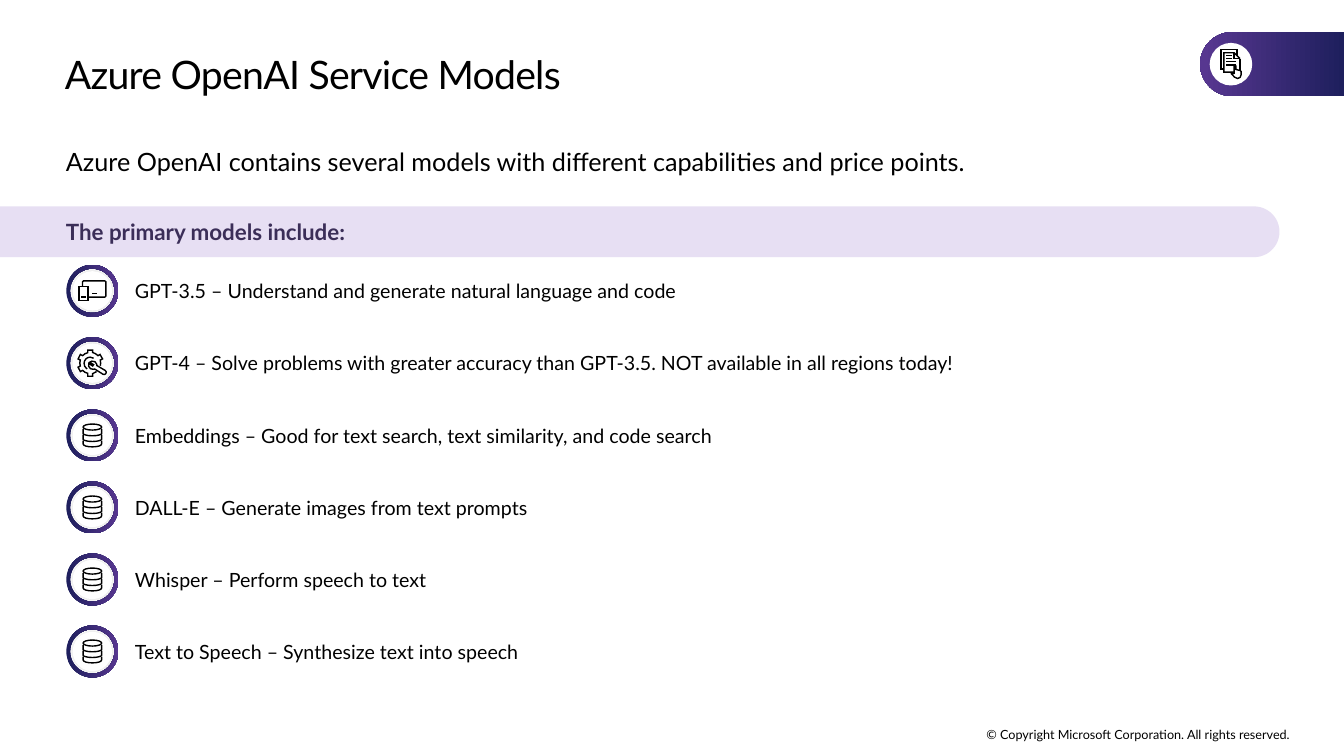
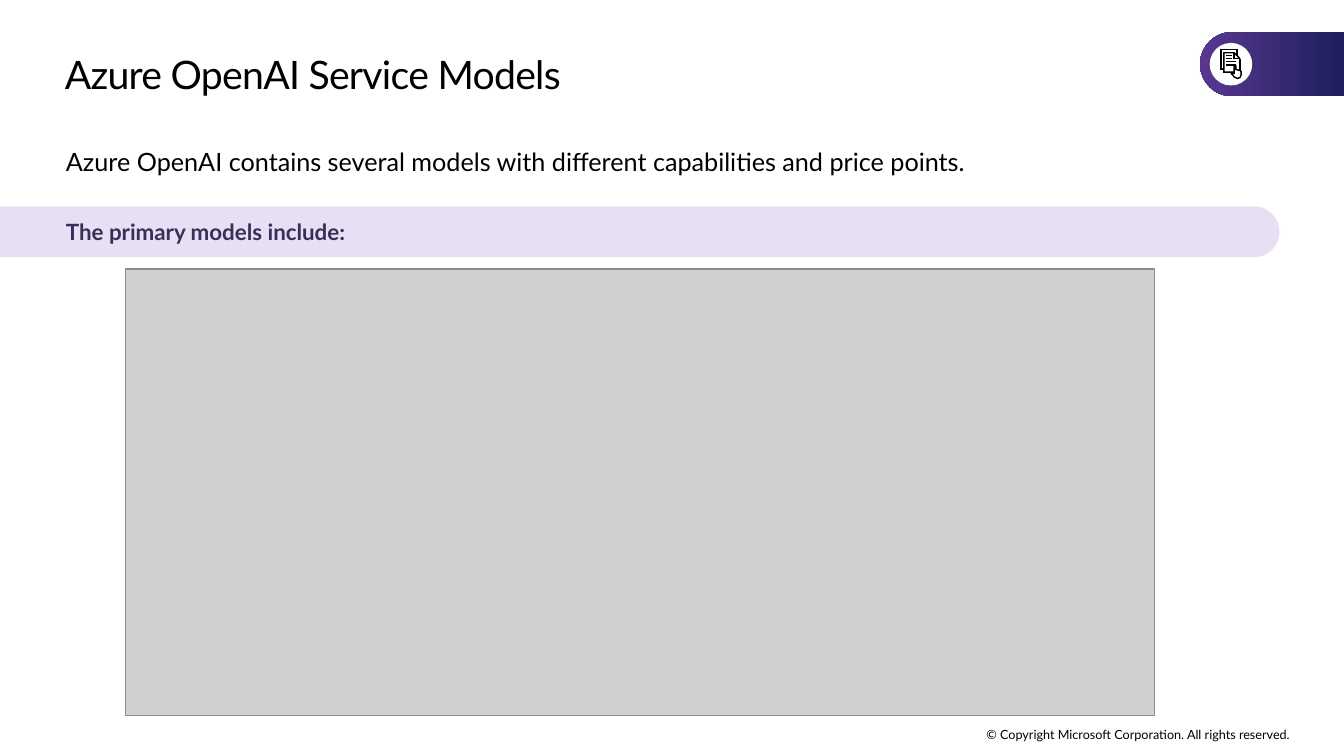
Before and after one commit to microsoft/TechExcel-Integrating-Azure-PaaS-and-AI-Services-for-AI-Design-Wins, a slide deck: slide 8 of slides/Lab Slides.pptx. Drawn at 1344x756 pixels with LibreOffice and Linux fonts; fonts in the diff are those of the drawing; grey boxes stand for pictures. Boxes give left, top, right and bottom in pixels: in the first picture for what was removed or moved away, otherwise in the second. Text is boxed around its words. In the diff, an @@ line names an element or a change of style, - is before the commit and + after.

```diff
--- a/slides/Lab Slides.pptx
+++ b/slides/Lab Slides.pptx
@@ donut removed at (x1=67, y1=265, x2=119, y2=318) @@
@@ picture added at (x1=125, y1=269, x2=1155, y2=716) @@
@@ ellipse removed at (x1=73, y1=271, x2=112, y2=311) @@
@@ freeform shape removed at (x1=79, y1=281, x2=106, y2=301) @@
@@ text removed at (x1=135, y1=283, x2=676, y2=302) @@
-  GPT-3.5 – Understand and generate natural language and code
@@ donut removed at (x1=67, y1=337, x2=119, y2=389) @@
@@ ellipse removed at (x1=73, y1=344, x2=112, y2=383) @@
@@ freeform shape removed at (x1=79, y1=350, x2=107, y2=376) @@
@@ text removed at (x1=135, y1=355, x2=953, y2=374) @@
-  GPT-4 – Solve problems with greater accuracy than GPT-3.5. NOT available in all regions today!
@@ donut removed at (x1=67, y1=409, x2=119, y2=462) @@
@@ ellipse removed at (x1=73, y1=415, x2=112, y2=455) @@
@@ freeform shape removed at (x1=83, y1=424, x2=101, y2=448) @@
@@ text removed at (x1=135, y1=428, x2=712, y2=447) @@
-  Embeddings – Good for text search, text similarity, and code search
@@ donut removed at (x1=67, y1=482, x2=119, y2=534) @@
@@ ellipse removed at (x1=73, y1=488, x2=112, y2=527) @@
@@ freeform shape removed at (x1=83, y1=496, x2=101, y2=519) @@
@@ text removed at (x1=135, y1=500, x2=527, y2=519) @@
-  DALL-E – Generate images from text prompts
@@ donut removed at (x1=67, y1=554, x2=119, y2=606) @@
@@ ellipse removed at (x1=73, y1=560, x2=112, y2=599) @@
@@ freeform shape removed at (x1=83, y1=569, x2=101, y2=592) @@
@@ text removed at (x1=135, y1=572, x2=426, y2=591) @@
-  Whisper – Perform speech to text
@@ donut removed at (x1=67, y1=626, x2=119, y2=679) @@
@@ ellipse removed at (x1=73, y1=632, x2=112, y2=671) @@
@@ freeform shape removed at (x1=83, y1=640, x2=101, y2=663) @@
@@ text removed at (x1=135, y1=644, x2=519, y2=663) @@
-  Text to Speech – Synthesize text into speech
```
Also in this commit, not shown: 16 other slides changed, 10 slides added, 19 slides removed.
